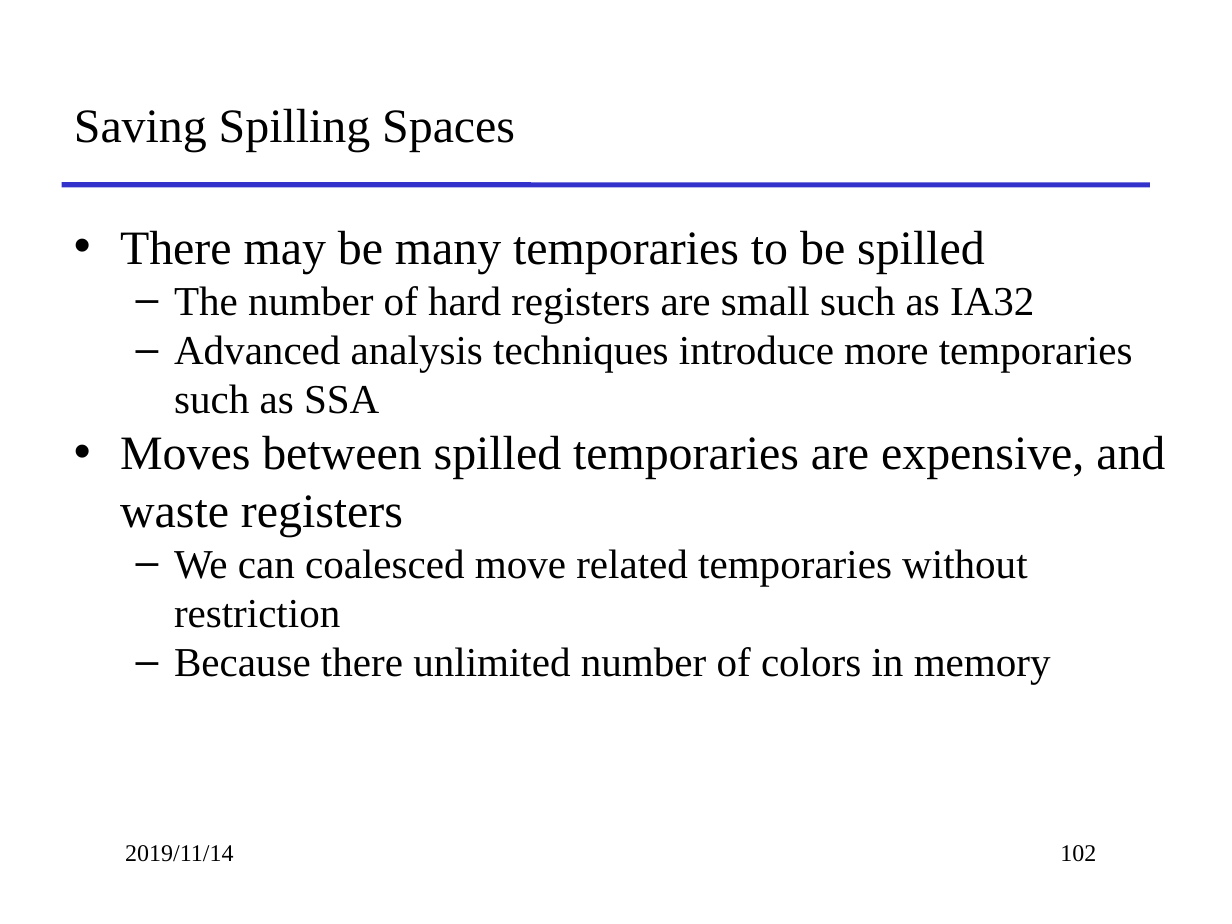
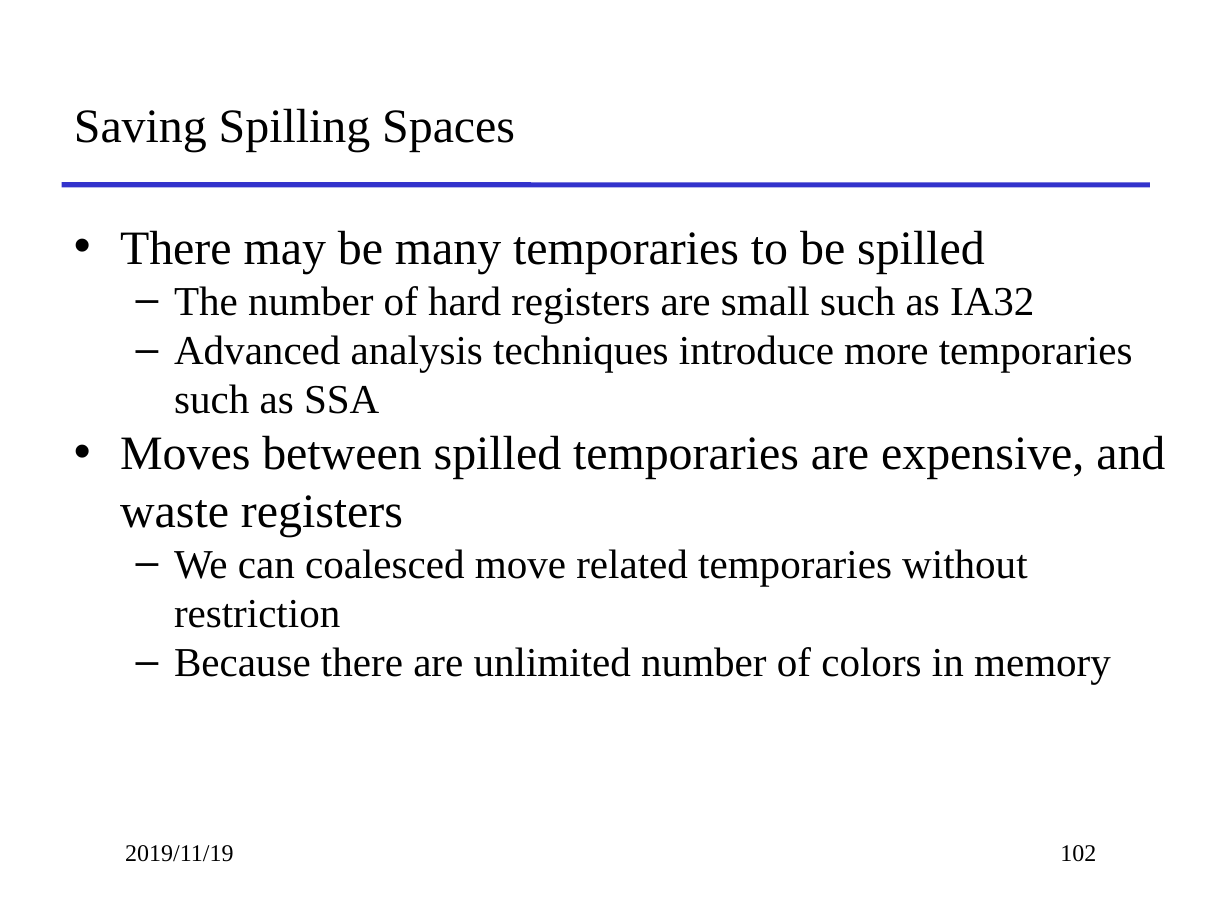
Before and after one commit to yepengpeng-1/2019-2020-autumn-semester, a slide deck: slide 102 of SE-302/slides/18.pptx. Drawn at 1232x924 pixels with LibreOffice and Linux fonts; fonts in the diff are those of the drawing. Boxes give left, top, right and bottom in pixels: in the first picture for what was removed or moved away, otherwise in the second. Text is boxed around its words. In the diff, an @@ line names an element or a change of style, - is before the commit and + after.

```diff
--- a/SE-302/slides/18.pptx
+++ b/SE-302/slides/18.pptx
@@ text at <box>174,647,1111,684</box>: text changed @@
-  – Because there unlimited number of colors in memory
+  – Because there are unlimited number of colors in memory
@@ text at <box>125,845,233,862</box>: text changed @@
-2019/11/14
+2019/11/19
```
Also in this commit, not shown: 102 other slides changed, 7 other files.
